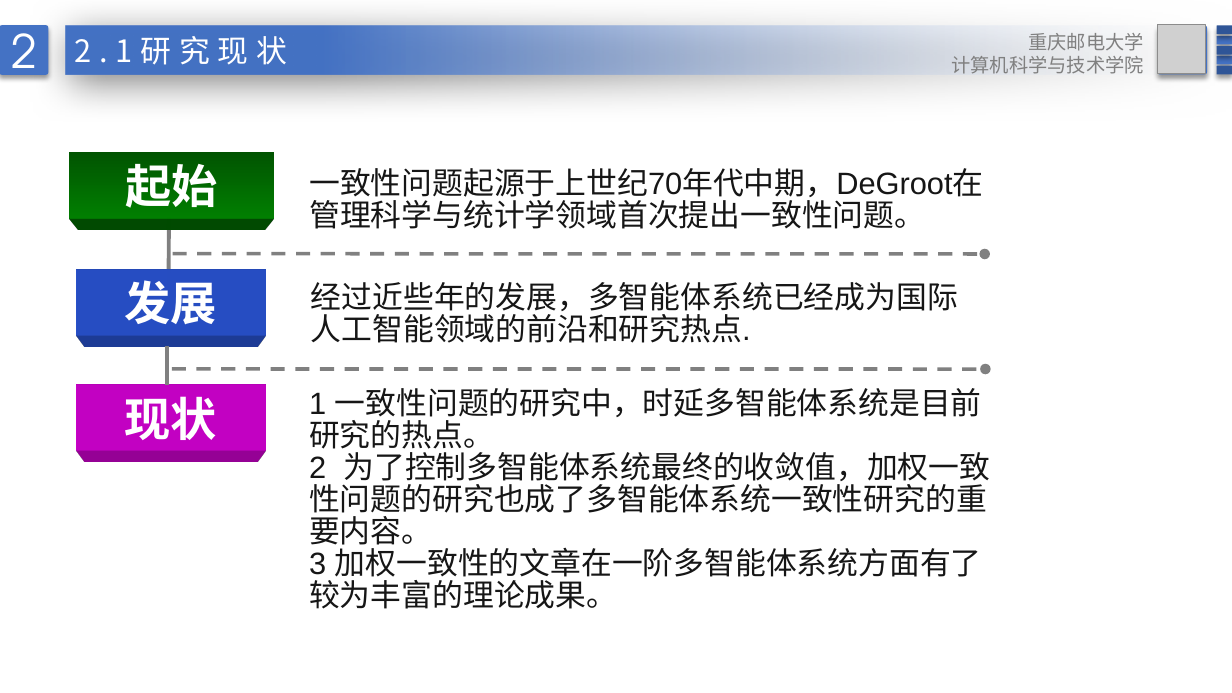
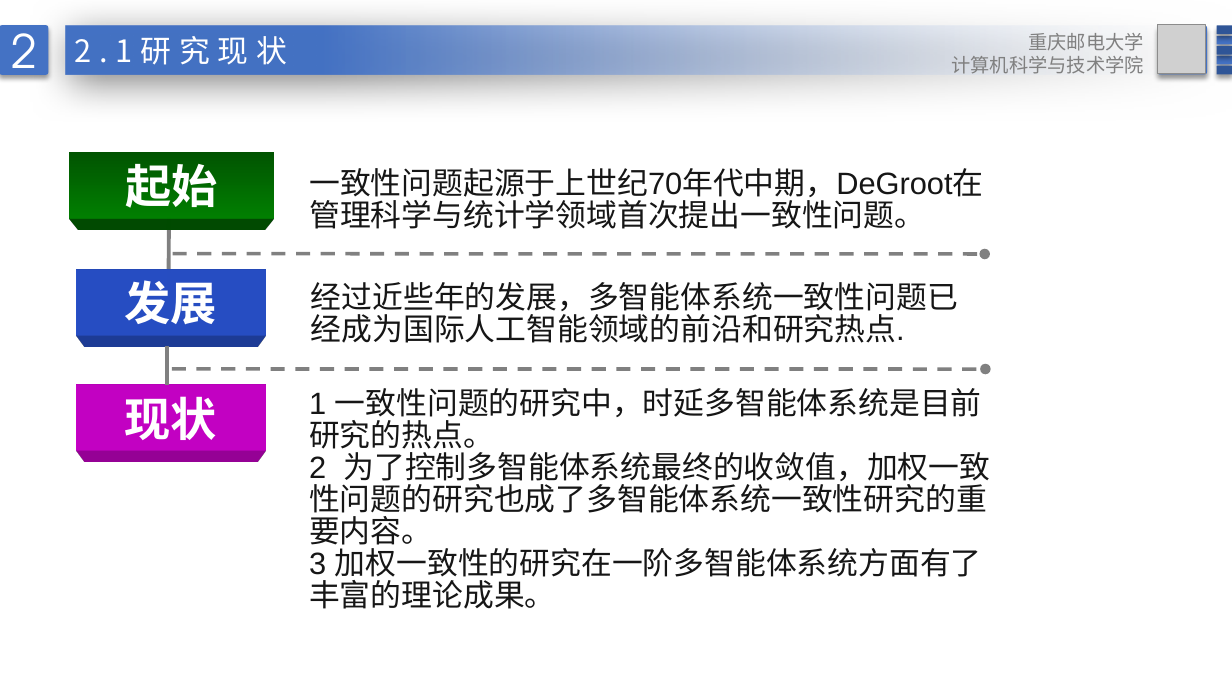
Before and after one commit to DotGeng/graduation, a slide deck: slide 10 of 耿玉坤答辩ppt.pptx. Drawn at 1232x693 pixels with LibreOffice and Linux fonts; fonts in the diff are those of the drawing; grey boxes stand for pictures; background and template pictures are left out. Boxes give left, top, right and bottom in pixels: in the first picture for what was removed or moved away, otherwise in the second. Text is boxed around its words. In the diff, an @@ line names an element or a change of style, - is before the commit and + after.

```diff
--- a/耿玉坤答辩ppt.pptx
+++ b/耿玉坤答辩ppt.pptx
@@ text at (311,282,958,343): text changed @@
-经过近些年的发展，多智能体系统已经成为国际人工智能领域的前沿和研究热点.
+经过近些年的发展，多智能体系统一致性问题已经成为国际人工智能领域的前沿和研究热点.
@@ text at (309,543,982,609): text changed @@
-3 加权一致性的文章在一阶多智能体系统方面有了较为丰富的理论成果。
+3 加权一致性的研究在一阶多智能体系统方面有了丰富的理论成果。
```
Also in this commit, not shown: 16 other slides changed, 1 slide added, 3 other files.
